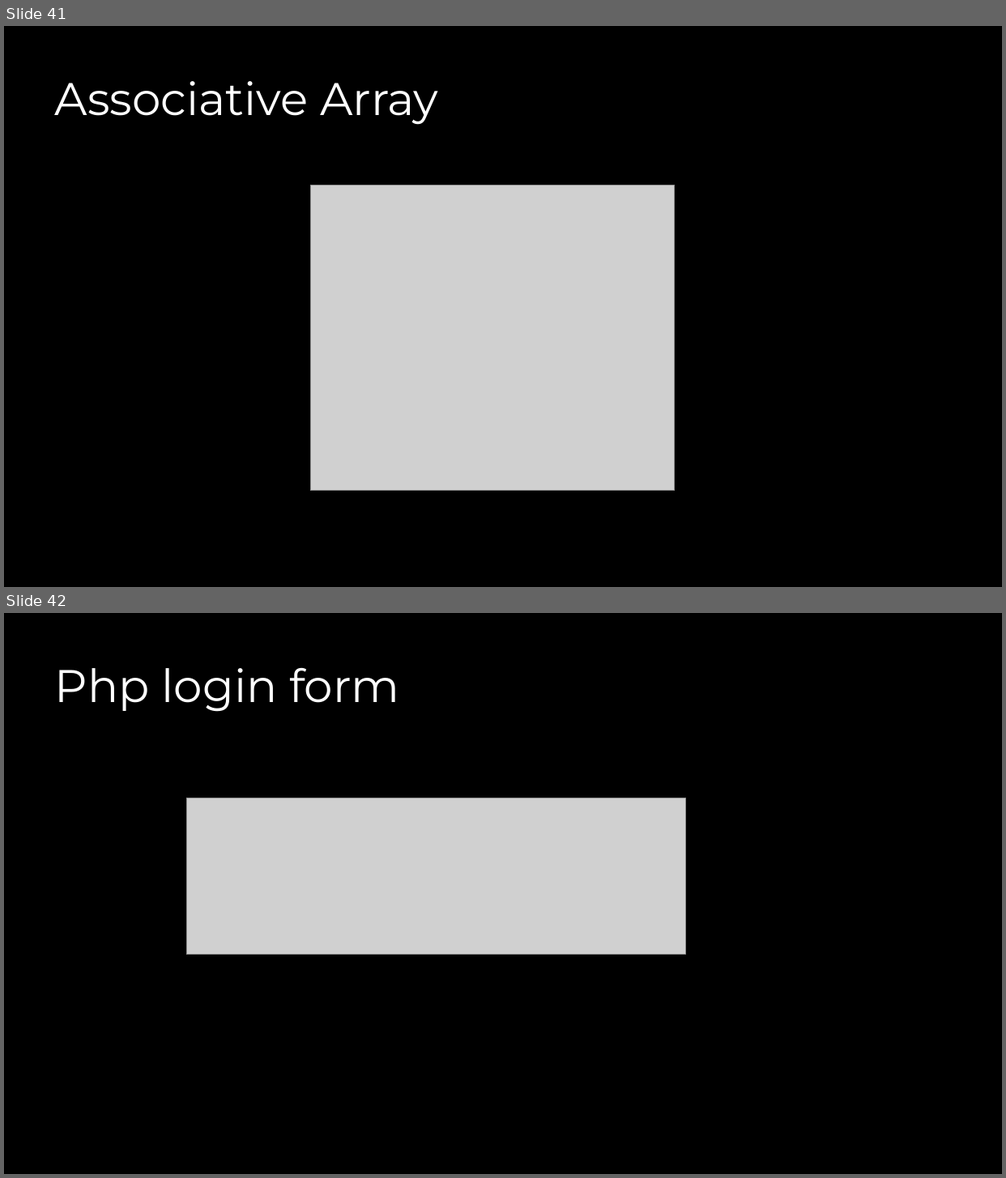
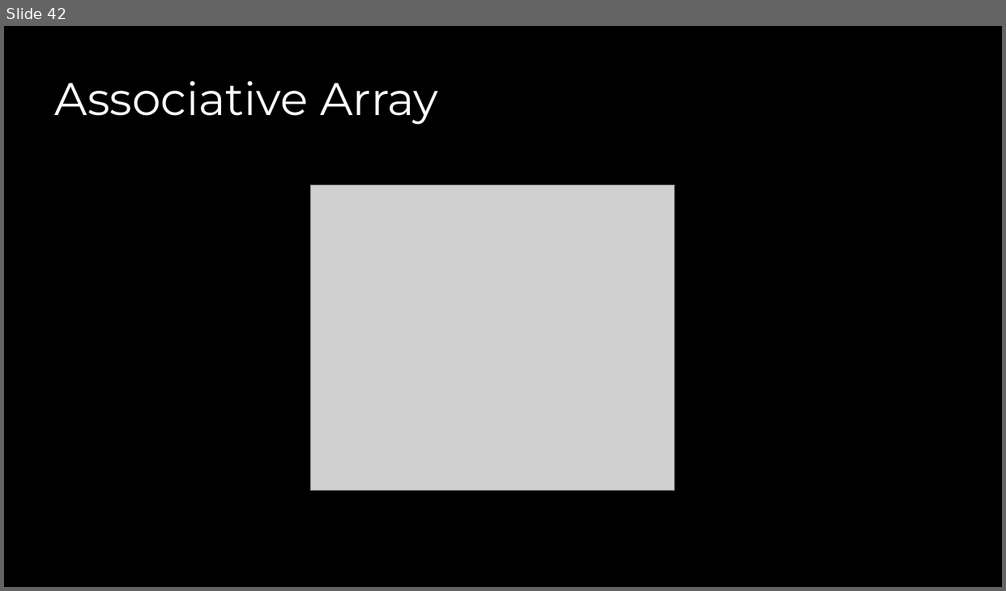
Before and after one commit to xbibogo/MMD24, a slide deck: semester2 PPT/PHP Basics.pptx. Shown one above the other, each under a label of ours: slides 41 and 42 before the commit, slide 42 after it. The pictures are 1006x1178 and 1006x591 pixels, drawn with LibreOffice and Linux fonts; fonts in the diff are those of the drawing; grey boxes stand for pictures. Boxes give left, top, right and bottom in pixels: in the first picture for what was removed or moved away, otherwise in the second. Text is boxed around its words. In the diff, an @@ line names an element or a change of style, - is before the commit and + after.

```diff
--- a/semester2 PPT/PHP Basics.pptx
+++ b/semester2 PPT/PHP Basics.pptx
@@ slide 42 removed at (4, 613, 1002, 1174), background #000000 @@
@@ text removed at (55, 668, 399, 712) @@
-Php login form
@@ picture removed at (187, 798, 686, 954) @@
@@ what was slide 41 is now slide 42 @@
```
Also in this commit, not shown: 2 slides added.
